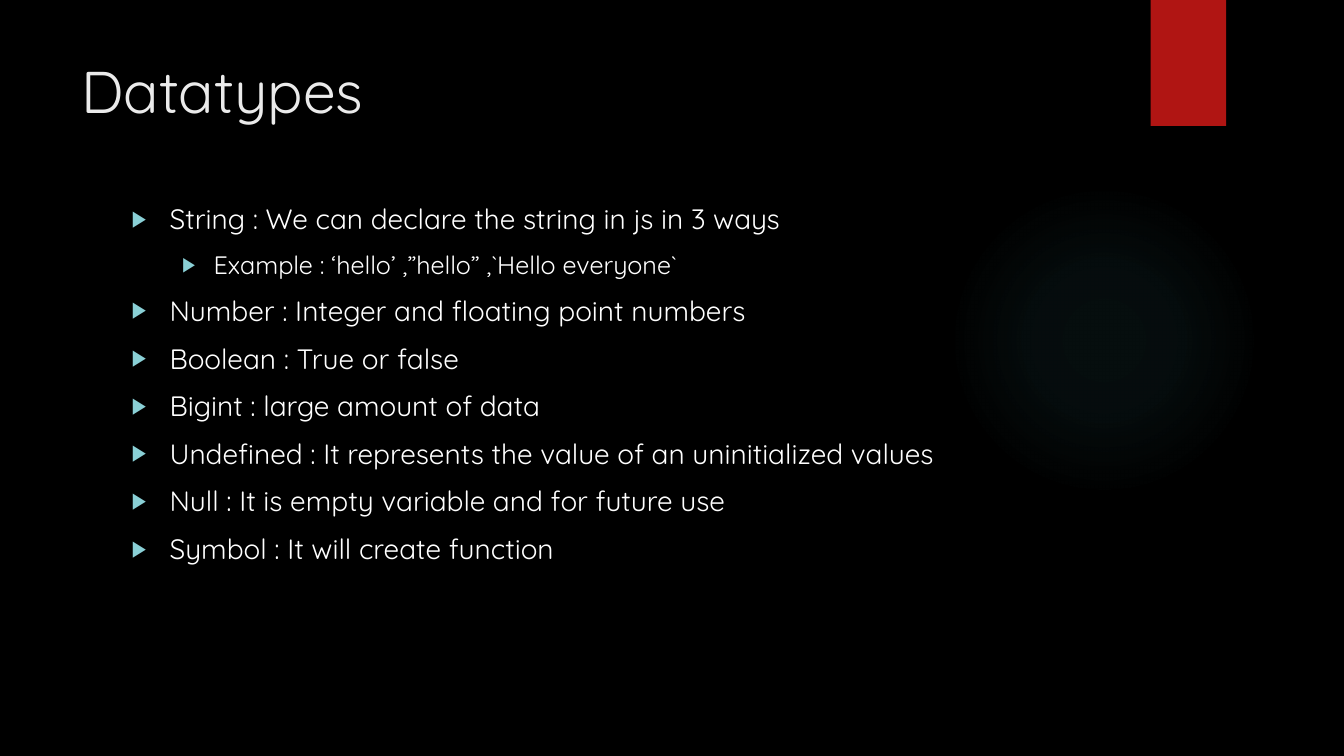
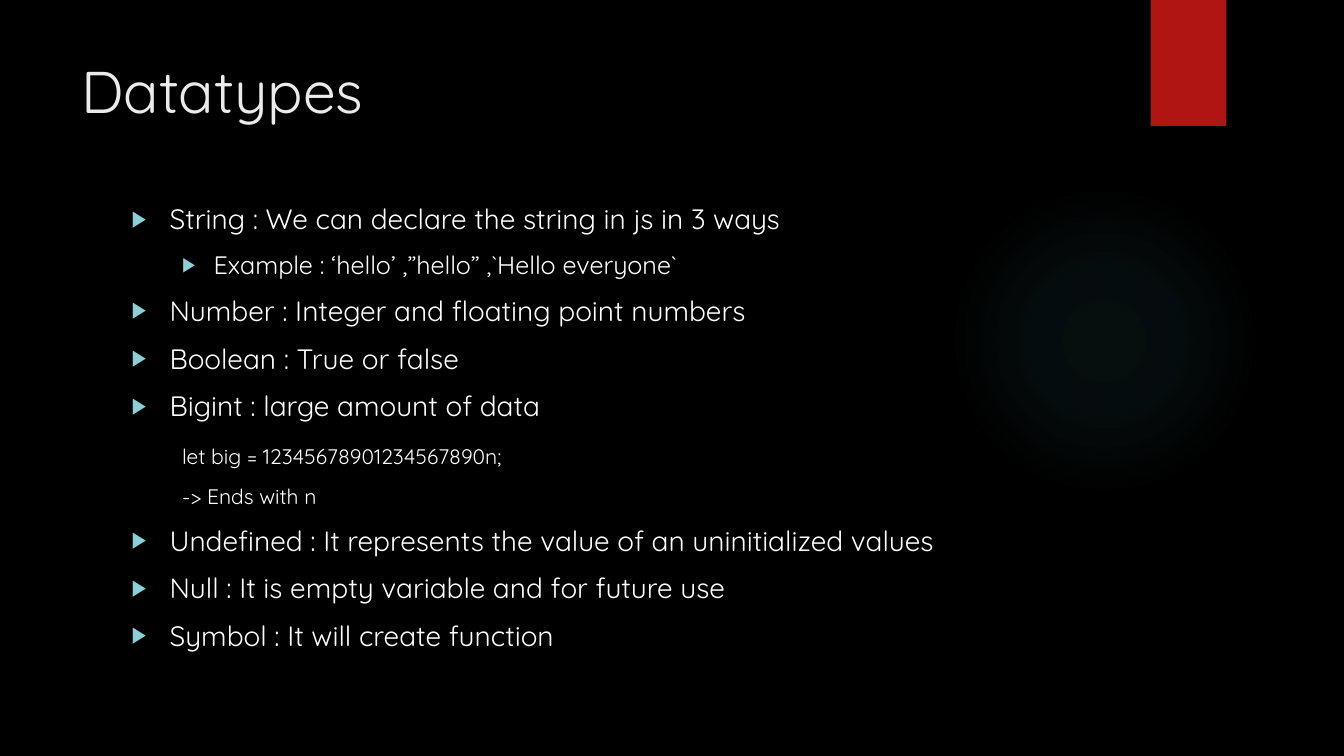
Before and after one commit to TopSDE/Frontend-Dev, a slide deck: slide 14 of Notes/JAVASCRIPT NOTES.pptx. Drawn at 1344x756 pixels with LibreOffice and Linux fonts; fonts in the diff are those of the drawing; background and template pictures are left out. Boxes give left, top, right and bottom in pixels: in the first picture for what was removed or moved away, otherwise in the second. Text is boxed around its words. In the diff, an @@ line names an element or a change of style, - is before the commit and + after.

```diff
--- a/Notes/JAVASCRIPT NOTES.pptx
+++ b/Notes/JAVASCRIPT NOTES.pptx
@@ text at (x1=182, y1=448, x2=501, y2=505): paragraphs added @@
+let big = 12345678901234567890n;
+-> Ends with n
```
Also in this commit, not shown: 3 other files.
